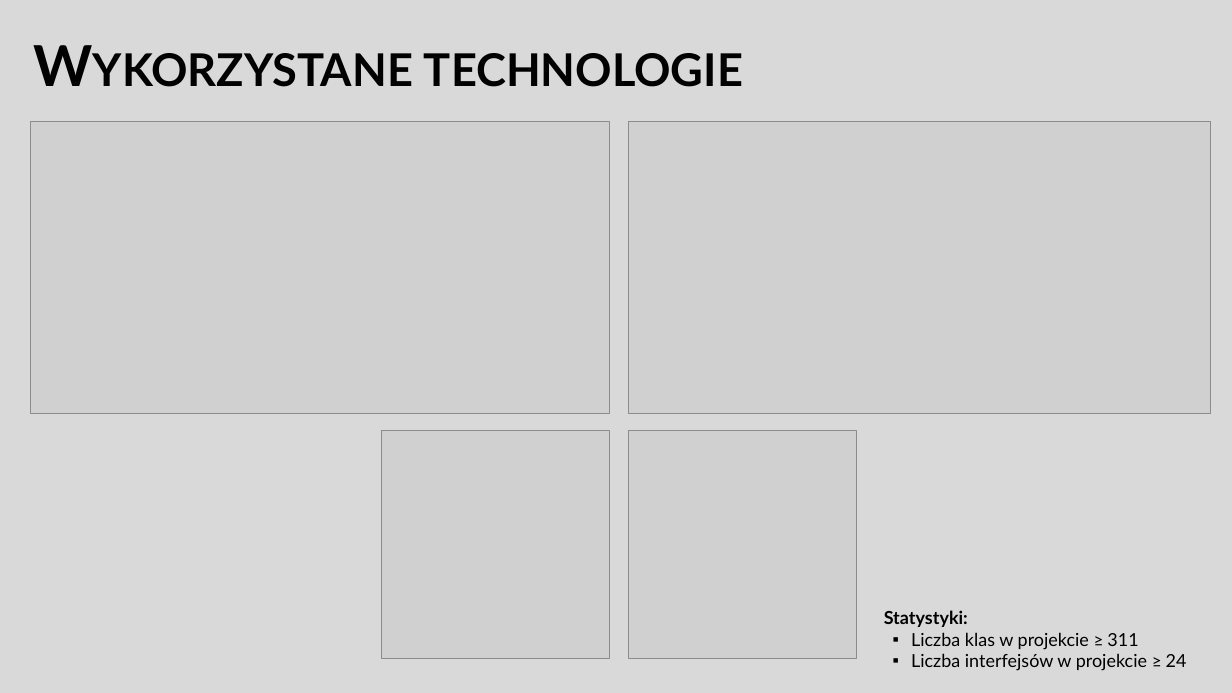
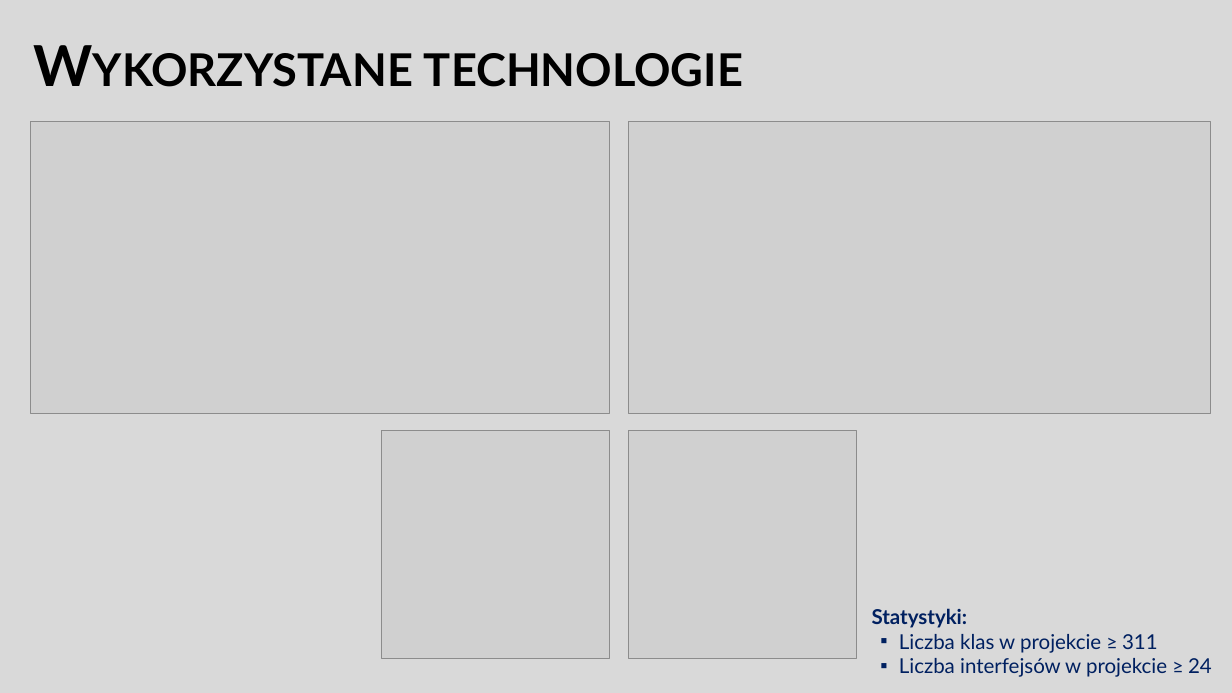
Before and after one commit to adambajguz/MusicPlayer, a slide deck: slide 3 of Documentation - PL/ZTP Dokumentation.pptx. Drawn at 1232x693 pixels with LibreOffice and Linux fonts; fonts in the diff are those of the drawing; grey boxes stand for pictures. Boxes give left, top, right and bottom in pixels: in the first picture for what was removed or moved away, otherwise in the second. Text is boxed around its words. In the diff, an @@ line names an element or a change of style, - is before the commit and + after.

```diff
--- a/Documentation - PL/ZTP Dokumentation.pptx
+++ b/Documentation - PL/ZTP Dokumentation.pptx
@@ text "Statystyki:": place and size @@
-text "Statystyki:" at box(884, 610, 1187, 671)
+text "Statystyki:" at box(872, 608, 1212, 677)
@@ text "Statystyki:" at box(872, 608, 1212, 677): size 14 to 16 pt, text colour #000000 to #002060 @@
```
Also in this commit, not shown: 7 other slides changed, 4 other files.
